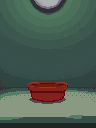
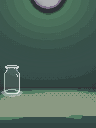
Revision of a layered w=96, h=128 image; what changed, layer by layer:
added group "bottlewshadow" with 4 layers above "Layer 10" over box(1, 65, 23, 97)
added group "bottle" (75%) with 2 layers in group "bottlewshadow" over box(3, 65, 21, 94)
added layer "Layer 13" in group "bottle" over box(3, 65, 21, 94)
added layer "bottleshadow" (45%) in group "bottlewshadow" over box(1, 90, 23, 97)
renamed "Layer 5" to "Layer 10", opacity 100% → 18% over box(0, 123, 96, 128)
hid "Sprite-0004" over box(28, 82, 68, 102)
hid "Layer 9" over box(29, 96, 66, 104)
